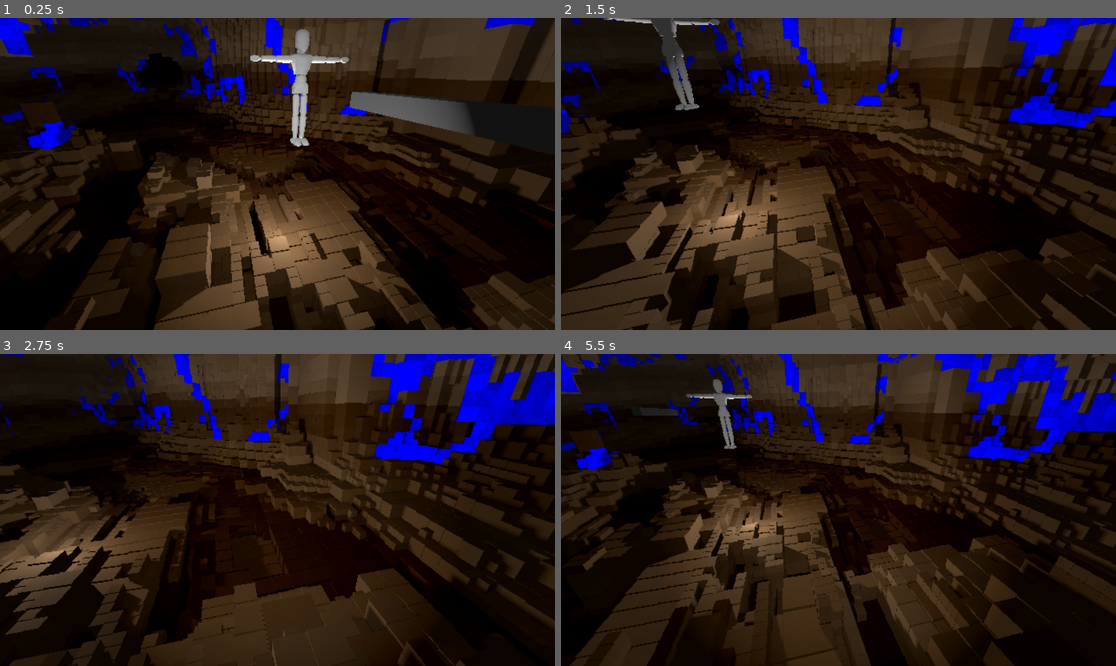
Above: before the commit, frames 1-4 (two rows, left to right).
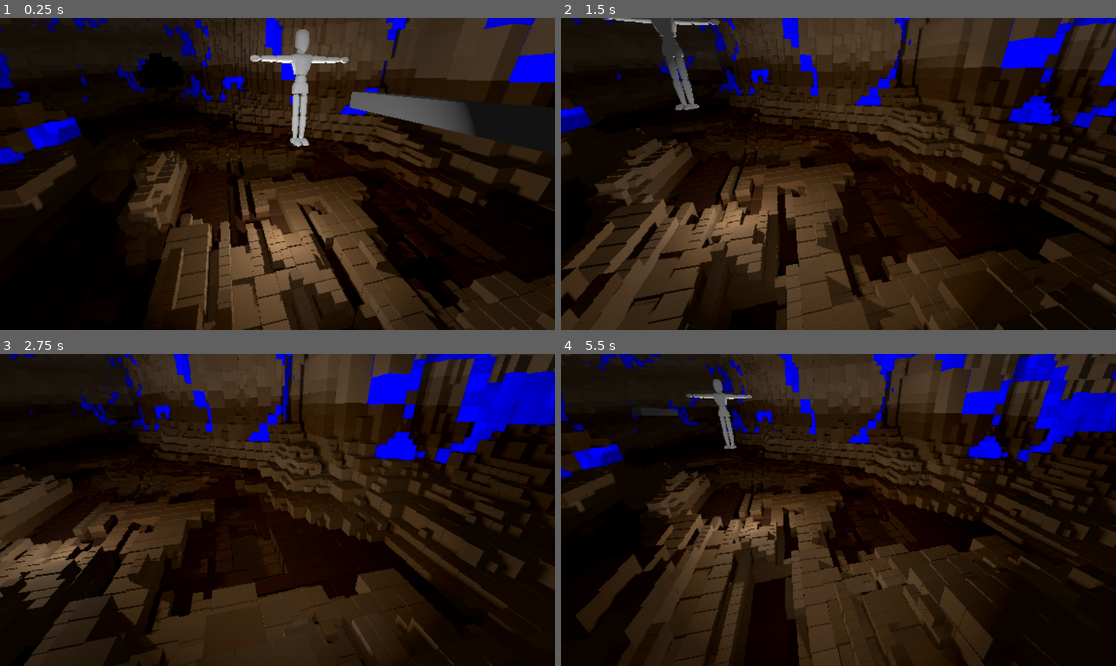
Above: after the commit, the same moments.

Repository: CodedNil/TestingVoxels
Game: Godot game, scene res://main_scene.tscn
Two runs of this game, one before a commit and one after it. Both use one fixed random seed, a clock stepped at 60 frames per second and the inputs below.
Inputs (mouse positions are in pixels of both pictures, inside the frame that each line leads up to):
- Up to frame 1 (0.25 s): no input
- Up to frame 2 (1.5 s): tap Enter at 0.5 s; move the mouse to (960, 158) at 0.52 s; hold D 0.53-1.25 s; tap Q at 0.6 s; click (960, 158) at 0.67 s; drag from (727, 189) to (810, 236) at 1.27 s
- Up to frame 3 (2.75 s): tap Space at 2 s; move the mouse to (333, 441) at 2.02 s; hold D from 2.03 s (still down); tap Shift at 2.1 s
- Up to frame 4 (5.5 s): release D at 2.75 s; drag from (810, 572) to (672, 463) at 2.77 s; tap Enter at 3.5 s; move the mouse to (1005, 556) at 3.52 s; hold A 3.53-4.25 s; tap Q at 3.6 s; drag from (672, 463) to (755, 432) at 4.27 s; tap Space at 5 s; move the mouse to (866, 510) at 5.02 s; hold S from 5.03 s (still down); tap Shift at 5.1 s; click (866, 510) at 5.17 s

The runs differ from the first frame. In frame 1, 21% of the frame differs, in the area x 0-100%, y 0-100%; in frame 2, 21%; in frame 3, 15%; in frame 4, 23%.

Commit message:
Huge optimisation to reduce noise generation calls

Diff:
--- a/voxel_gen.gd
+++ b/voxel_gen.gd
@@ -16,26 +16,16 @@
 
 # Create noise generator class that can be initialised then have functions within
 class DataGenerator:
-	# A function to get a noise value with given frequency and seed, caches the fastnoiselite
-	var noises: Dictionary = {}
-
-	func getNoise(frequency, nseed):
-		var key: String = str(frequency) + ";" + str(nseed)
-		if key in noises:
-			return noises[key]
-		else:
-			var noise: FastNoiseLite = FastNoiseLite.new()
-			noise.frequency = frequency
-			noise.seed = nseed
-			noises[key] = noise
-			return noise
+	var worldNoise: FastNoiseLite = FastNoiseLite.new()
+	func _init():
+		worldNoise.frequency = 0.03
+		worldNoise.seed = 1234
 
 	# Get data for a 2d point in the world
 	func get_data_2d(pos2d):
 		# Base world variables
-		# World height offset for nice gradient slopes, -2 to 2, could have caves going uphill or downhill
-		var worldNoise: FastNoiseLite = getNoise(0.03, 1234)
-		var height: float = worldNoise.get_noise_2dv(pos2d / 10) * 10
+		# World elevation offset for nice gradient slopes, -2 to 2, could have caves going uphill or downhill
+		var elevation: float = worldNoise.get_noise_2dv(pos2d / 10) * 10
 		# Temperature scale, between 0 cold and 1 hot
 		var temperature: float = 0.5 + worldNoise.get_noise_2dv(pos2d) * 0.5
 		# Humidity scale, between 0 dry and 1 wet
@@ -64,8 +54,8 @@
 
 		# Calculate room size, based on noise from the angle
 		var roomBaseSize: float = 15 + worldNoise.get_noise_1d(roomSeed) * 15
-		var roomSize0: float = roomBaseSize + getNoise(0.3, roomSeed).get_noise_1d(-PI) * roomBaseSize
-		var roomSize: float = roomBaseSize + getNoise(0.3, roomSeed).get_noise_1d(roomAngle) * roomBaseSize
+		var roomSize0: float = roomBaseSize + worldNoise.get_noise_2d(roomSeed, -PI * 10) * roomBaseSize
+		var roomSize: float = roomBaseSize + worldNoise.get_noise_2d(roomSeed, roomAngle * 10) * roomBaseSize
 		# For the last 25% of the angle, so from half pi to pi, lerp towards roomSize0
 		var roomSizeLerp: float = (
 			lerp(roomSize, roomSize0, (roomAngle - PI / 2) / (PI / 2))
@@ -81,8 +71,7 @@
 		)
 
 		return {
-			"worldNoise": worldNoise,
-			"height": height,
+			"elevation": elevation,
 			"temperature": temperature,
 			"humidity": humidity,
 			"lushness": lushness,
@@ -94,13 +83,13 @@
 		}
 
 	func get_data_3d(data2d, pos2d, pos3d):
-		var heightNoise = data2d.worldNoise.get_noise_2dv(pos2d * 3)
-
-		var roomHeight: float = 4 if pos3d.y < 0 else 2 + heightNoise * 0.5
+		var heightNoise: float = worldNoise.get_noise_2dv(pos2d * 3)
+
+		var roomHeight: float = 4.0 if pos3d.y < 0 else 2 + heightNoise * 0.5
 		var roomDist3d: float = Vector3(pos3d.x - data2d.roomPosition.x, pos3d.y * roomHeight, pos3d.z - data2d.roomPosition.y).length()
 		var roomInside3d: bool = roomDist3d < data2d.roomSize
 
-		var corridorHeight: float = 4 if pos3d.y < 0 else 2 + heightNoise * 0.5
+		var corridorHeight: float = 4.0 if pos3d.y < 0 else 2 + heightNoise * 0.5
 		var corridorDist3d: float = Vector2(data2d.corridorDist, pos3d.y * corridorHeight / 2).length()
 		var corridorInside3d: bool = corridorDist3d < data2d.corridorWidth
 
@@ -115,11 +104,11 @@
 
 		# Jitter the pos3d
 		var posJittered: Vector3 = Vector3(pos3d.x, pos3d.y, pos3d.z)
-		# Add height to y based on noise
-		posJittered.y += data2d.height
+		# Add elevation to y based on noise
+		posJittered.y += data2d.elevation
 		# Add jiggle to x and z based on noise
-		posJittered.x += (data2d.worldNoise.get_noise_2dv(Vector2(pos3d.z, pos3d.y)) * 0.5)
-		posJittered.z += (data2d.worldNoise.get_noise_2dv(Vector2(pos3d.x, pos3d.y)) * 0.5)
+		posJittered.x += (worldNoise.get_noise_2dv(Vector2(pos3d.z, pos3d.y)) * 0.5)
+		posJittered.z += (worldNoise.get_noise_2dv(Vector2(pos3d.x, pos3d.y)) * 0.5)
 
 		return {
 			"posJittered": posJittered,
@@ -212,23 +201,23 @@
 						mesh.set_instance_transform(i, Transform3D(Basis(), meshArray[i][0]))
 						mesh.set_instance_color(i, meshArray[i][1])
 
-	func renderVoxel(pos2d, pos3d, data2d, data3d, size):
-		# Color from dark to light gray as height increases
+	func renderVoxel(pos2d, pos3d, data3d, size):
+		# Color from dark to light gray as elevation increases
 		var shade: float = pos3d.y / 30
 		var color: Color = Color(0.5 + shade, 0.4 + shade, 0.3 + shade)
 		var material: String = 'standard'
 		# Give the color horizontal lines from noise to make it look more natural
 		var noiseShade: float = (
-			data2d.worldNoise.get_noise_1d(pos3d.y * 20 + pos3d.x * 0.01 + pos3d.z + 0.01)
+			dataGen.worldNoise.get_noise_1d(pos3d.y * 20 + pos3d.x * 0.01 + pos3d.z + 0.01)
 			* 0.2
 		)
 		color += Color(noiseShade, noiseShade, noiseShade)
 		# Add brown colors based on 2d noise
-		var noiseColor: float = abs(data2d.worldNoise.get_noise_2dv(pos2d * 0.1))
+		var noiseColor: float = abs(dataGen.worldNoise.get_noise_2dv(pos2d * 0.1))
 		color += Color(noiseColor, noiseColor * 0.5, 0) * 0.1
 		# Add blue magic lines based on 3d noise
 		if pos3d.y > -2:
-			var noiseMagic: float = data2d.worldNoise.get_noise_3dv(pos3d * 2)
+			var noiseMagic: float = dataGen.worldNoise.get_noise_3dv(pos3d * 2)
 			if abs(noiseMagic) < 0.05:
 				color = color * 0.1 + Color(0, 0, 1 - abs(noiseMagic) * 10)
 				material = 'bluemagic'
@@ -254,7 +243,7 @@
 			var data3d: Dictionary = dataGen.get_data_3d_advanced(data2d, pos2d, pos3d)
 			# If outside the room, render
 			if not data3d.inside3d:
-				renderVoxel(pos2d, pos3d, data2d, data3d, voxelSize)
+				renderVoxel(pos2d, pos3d, data3d, voxelSize)
 			return
 
 		if voxelSize <= largestVoxelSize:
@@ -278,7 +267,7 @@
 				var pos2d: Vector2 = Vector2(pos3d.x, pos3d.z)
 				var data2d: Dictionary = dataGen.get_data_2d(pos2d)
 				var data3d: Dictionary = dataGen.get_data_3d_advanced(data2d, pos2d, pos3d)
-				renderVoxel(pos2d, pos3d, data2d, data3d, voxelSize)
+				renderVoxel(pos2d, pos3d, data3d, voxelSize)
 				return
 			# If fully air, skip
 			if nAirVoxels == 8:
